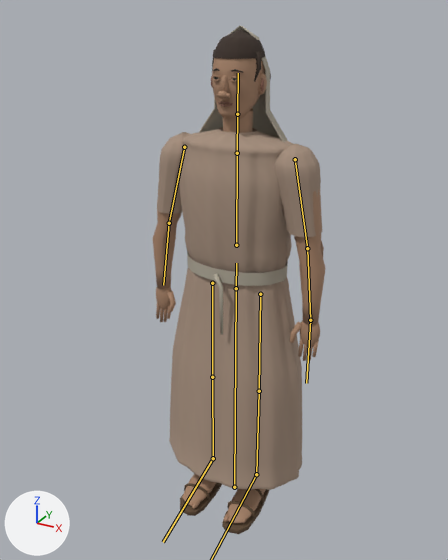
The glTF model public/models/camp-host.glb as it was, and as the next commit left it.
Camera for both pictures: a 50 mm lens placed at (0.87, -1.666, 1.697), pointed at (0.0, -0.085, 0.907). Arrows for +X, +Y and +Z are at lower left; the lights stay in place. The picture after the commit comes second. The bones that change, and the others that lie on the model, are drawn over the model as lines.

The first picture shows 'camp-host-long-woven-cloth-surface', 'camp-host-pale-shoulder-cover-surface', 'hair-surface.021', 'iris-surface.022', 'leather-surface.019', 'lip-surface.022', 'skin-surface.022'.
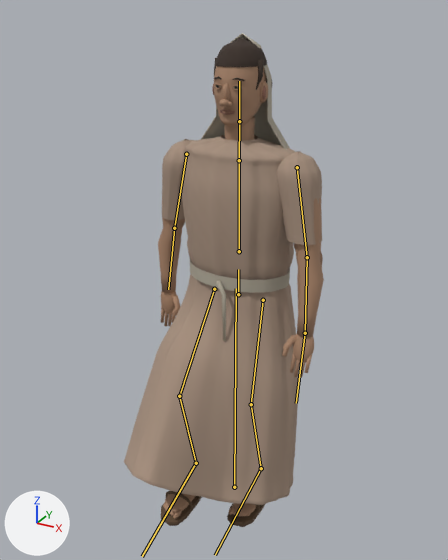
The newer file adds an action. The first version stands in its rest pose; the second is drawn at frame 7 of the action 'StartWalk'.

Location of each change, [x1, y1, x2, y2] in pixels of the pictures (448 x 560 px):
'camp-host-long-woven-cloth-surface', posed (20% wider)
    before: [157, 127, 322, 490]
    after: [124, 135, 322, 505]
'skin-surface.022', posed
    before: [153, 58, 326, 523]
    after: [158, 66, 324, 519]
'camp-host-pale-shoulder-cover-surface', posed
    before: [187, 26, 288, 334]
    after: [190, 33, 290, 341]
'hair-surface.021', posed
    before: [212, 30, 271, 82]
    after: [214, 38, 267, 90]
'leather-surface.019', posed
    before: [180, 473, 269, 534]
    after: [161, 491, 265, 527]
'lip-surface.022', posed
    before: [211, 76, 264, 107]
    after: [212, 83, 266, 115]
bone 'hips', root to tip
    before: (236, 288) to (236, 263)
    after: (238, 294) to (238, 269)
bone 'armL', root to tip
    before: (184, 147) to (169, 223)
    after: (186, 154) to (174, 228)
bone 'forearmL', root to tip
    before: (169, 223) to (163, 285)
    after: (174, 228) to (168, 289)
bone 'armR', root to tip
    before: (295, 159) to (307, 248)
    after: (297, 167) to (307, 257)
bone 'forearmR', root to tip
    before: (307, 248) to (310, 320)
    after: (307, 257) to (305, 333)
bone 'thighL', root to tip
    before: (212, 283) to (212, 377)
    after: (214, 289) to (179, 396)
bone 'shinL', root to tip
    before: (212, 377) to (213, 458)
    after: (179, 396) to (196, 463)
bone 'footL', root to tip
    before: (213, 458) to (163, 542)
    after: (196, 463) to (142, 556)
bone 'thighR', root to tip
    before: (260, 294) to (259, 391)
    after: (263, 300) to (251, 404)
bone 'shinR', root to tip
    before: (259, 391) to (256, 474)
    after: (251, 404) to (261, 468)

Patch to the scene script:
```diff
--- a/public/models/camp-host.glb.py
+++ b/public/models/camp-host.glb.py
@@ bone_hips @@
 bone_hips = bpy.data.objects['resident-rig.023'].pose.bones['hips']  # child of 'root'
-bone_hips.location = (0.0, 0.0, 0.0)
+bone_hips.location = (0.009, -0.02, 0.0)
@@ bone_arml @@
 bone_arml = bpy.data.objects['resident-rig.023'].pose.bones['armL']  # child of 'spine'
-bone_arml.rotation_quaternion = (1.0, 0.0, 0.0, 0.0)  # degrees (0, 0, 0)
+bone_arml.rotation_quaternion = (0.999, 0.033, -0.009, -0.008)  # degrees (4, -1, -1)
@@ bone_forearml @@
 bone_forearml = bpy.data.objects['resident-rig.023'].pose.bones['forearmL']  # child of 'armL'
-bone_forearml.rotation_quaternion = (1.0, 0.0, 0.0, 0.0)  # degrees (0, 0, 0)
+bone_forearml.rotation_quaternion = (0.999, -0.043, 0.005, 0.005)  # degrees (-5, 1, 1)
@@ bone_armr @@
 bone_armr = bpy.data.objects['resident-rig.023'].pose.bones['armR']  # child of 'spine'
-bone_armr.rotation_quaternion = (1.0, 0.0, 0.0, 0.0)  # degrees (0, 0, 0)
+bone_armr.rotation_quaternion = (0.999, -0.045, -0.012, -0.011)  # degrees (-5, -1, -1)
@@ bone_forearmr @@
 bone_forearmr = bpy.data.objects['resident-rig.023'].pose.bones['forearmR']  # child of 'armR'
-bone_forearmr.rotation_quaternion = (1.0, 0.0, 0.0, 0.0)  # degrees (0, 0, 0)
+bone_forearmr.rotation_quaternion = (0.999, -0.043, -0.005, -0.005)  # degrees (-5, -1, -1)
@@ bone_thighl @@
 bone_thighl = bpy.data.objects['resident-rig.023'].pose.bones['thighL']  # child of 'hips'
-bone_thighl.rotation_quaternion = (1.0, 0.0, 0.0, 0.0)  # degrees (0, 0, 0)
+bone_thighl.rotation_quaternion = (-0.946, 0.325, -0.003, -0.007)  # degrees (-38, 1, 1)
@@ bone_shinl @@
 bone_shinl = bpy.data.objects['resident-rig.023'].pose.bones['shinL']  # child of 'thighL'
-bone_shinl.rotation_quaternion = (1.0, 0.0, 0.0, 0.0)  # degrees (0, 0, 0)
+bone_shinl.rotation_quaternion = (0.893, 0.45, -0.001, 0.004)  # degrees (53, 0, 0)
@@ bone_footl @@
 bone_footl = bpy.data.objects['resident-rig.023'].pose.bones['footL']  # child of 'shinL'
-bone_footl.rotation_quaternion = (1.0, 0.0, 0.0, 0.0)  # degrees (0, 0, 0)
+bone_footl.rotation_quaternion = (0.995, -0.104, 0.008, -0.003)  # degrees (-12, 1, 0)
@@ bone_thighr @@
 bone_thighr = bpy.data.objects['resident-rig.023'].pose.bones['thighR']  # child of 'hips'
-bone_thighr.rotation_quaternion = (1.0, 0.0, 0.0, 0.0)  # degrees (0, 0, 0)
+bone_thighr.rotation_quaternion = (-0.996, 0.092, -0.003, -0.007)  # degrees (-11, 0, 1)
@@ bone_shinr @@
 bone_shinr = bpy.data.objects['resident-rig.023'].pose.bones['shinR']  # child of 'thighR'
-bone_shinr.rotation_quaternion = (1.0, 0.0, 0.0, 0.0)  # degrees (0, 0, 0)
+bone_shinr.rotation_quaternion = (0.973, 0.229, -0.002, -0.004)  # degrees (26, 0, 0)
@@ bone_footr @@
 bone_footr = bpy.data.objects['resident-rig.023'].pose.bones['footR']  # child of 'shinR'
-bone_footr.rotation_quaternion = (1.0, 0.0, 0.0, 0.0)  # degrees (0, 0, 0)
+bone_footr.rotation_quaternion = (0.99, -0.141, 0.004, -0.001)  # degrees (-16, 0, 0)
```
